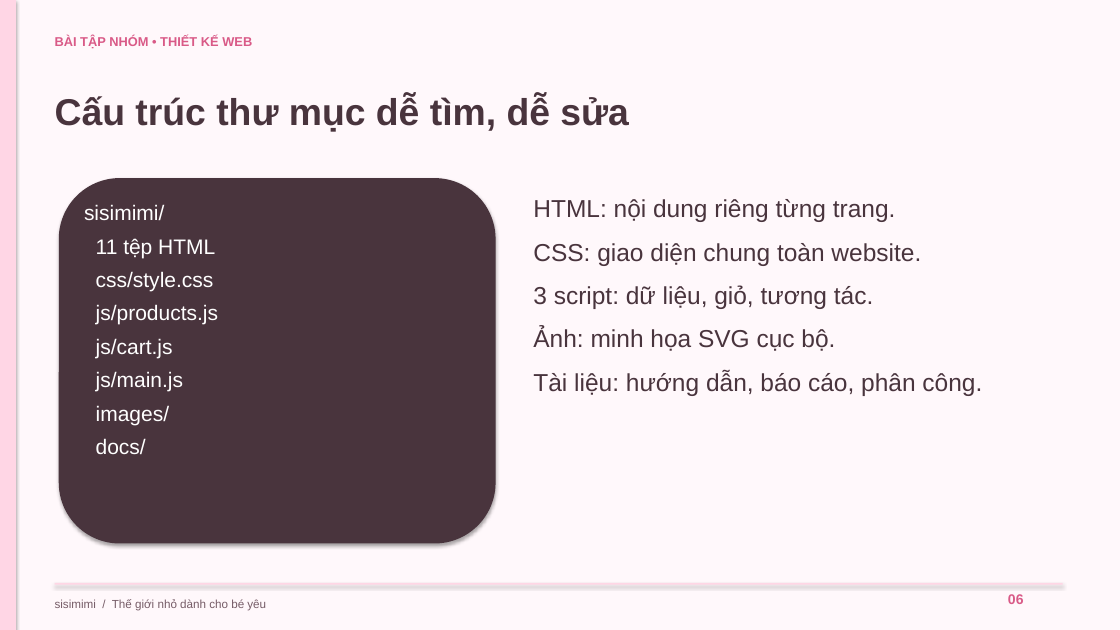
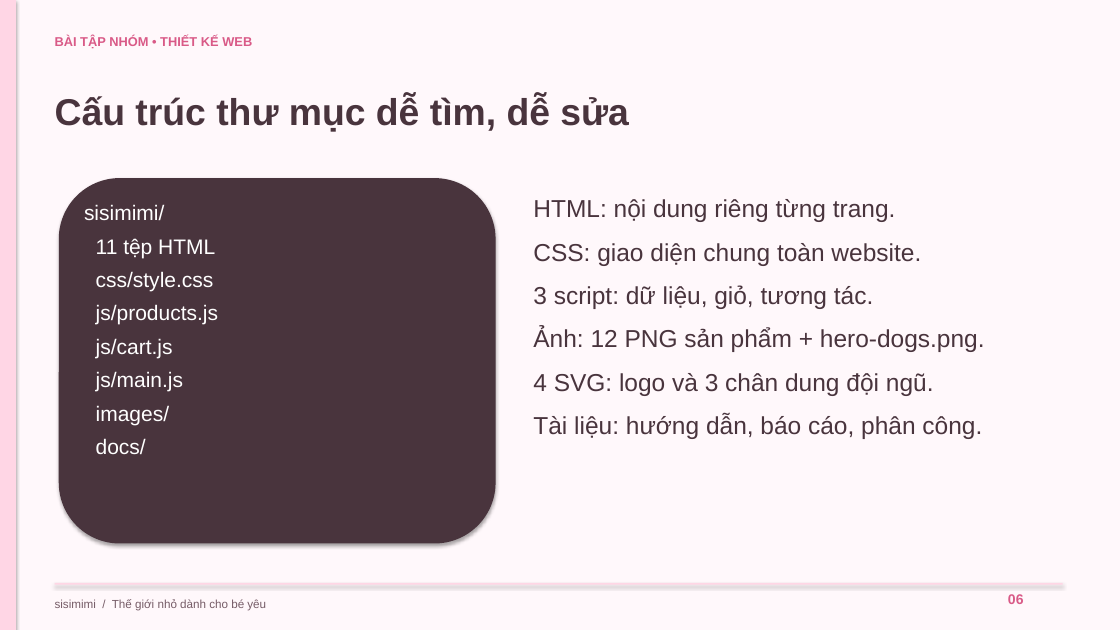
Before and after one commit to vuson141226-png/newskill, a slide deck: slide 6 of sisimimi/docs/BAO_CAO.pptx. Drawn at 1120x630 pixels with LibreOffice and Linux fonts; fonts in the diff are those of the drawing. Boxes give left, top, right and bottom in pixels: in the first picture for what was removed or moved away, otherwise in the second. Text is boxed around its words. In the diff, an @@ line names an element or a change of style, - is before the commit and + after.

```diff
--- a/sisimimi/docs/BAO_CAO.pptx
+++ b/sisimimi/docs/BAO_CAO.pptx
@@ text at (x1=533, y1=328, x2=985, y2=396): text changed @@
-Ảnh: minh họa SVG cục bộ.
+Ảnh: 12 PNG sản phẩm + hero-dogs.png.
+4 SVG: logo và 3 chân dung đội ngũ.
```
Also in this commit, not shown: 5 other slides changed, 58 other files.
